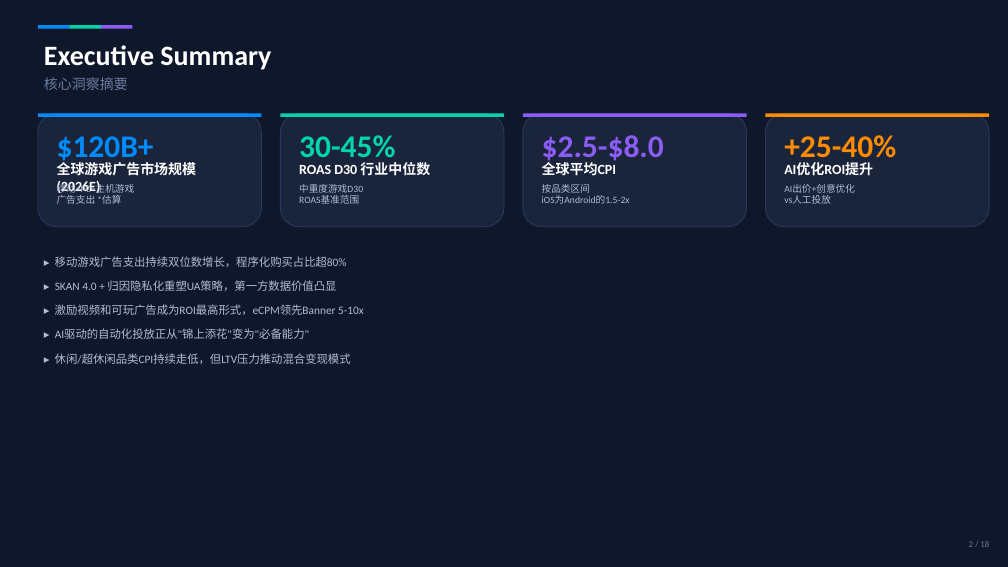
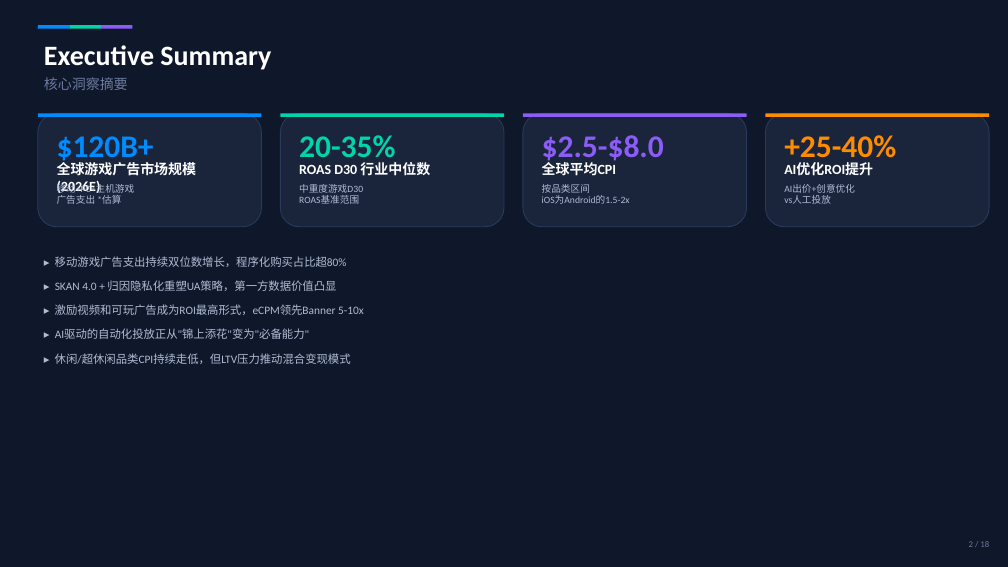
Before and after one commit to xhyha/insight, a slide deck: slide 2 of game_ad_roi_insight.pptx. Drawn at 1008x567 pixels with LibreOffice and Linux fonts; fonts in the diff are those of the drawing. Boxes give left, top, right and bottom in pixels: in the first picture for what was removed or moved away, otherwise in the second. Text is boxed around its words. In the diff, an @@ line names an element or a change of style, - is before the commit and + after.

```diff
--- a/game_ad_roi_insight.pptx
+++ b/game_ad_roi_insight.pptx
@@ text at (299,135,395,164): text changed @@
-30-45%
+20-35%
```
Also in this commit, not shown: 6 other slides changed.
